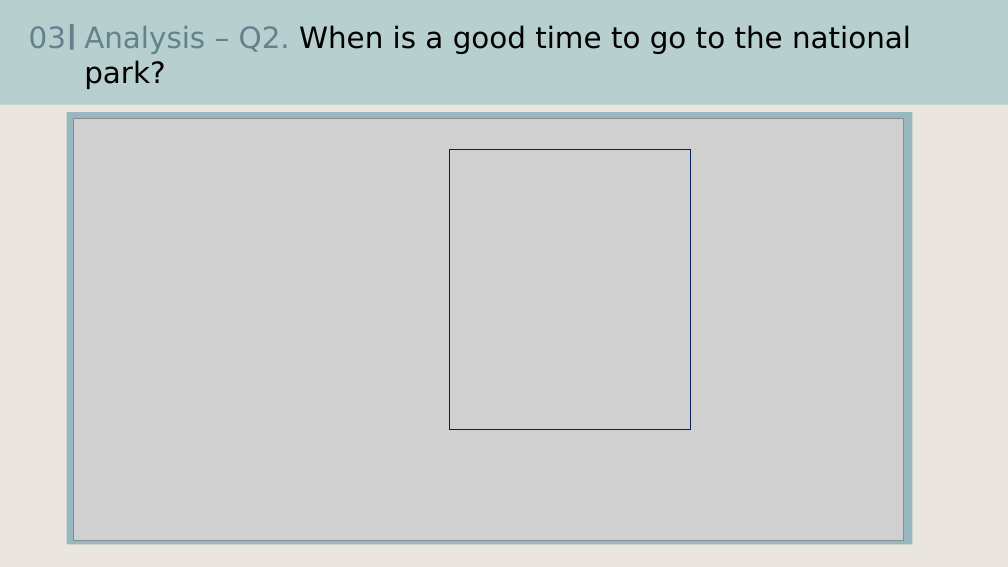
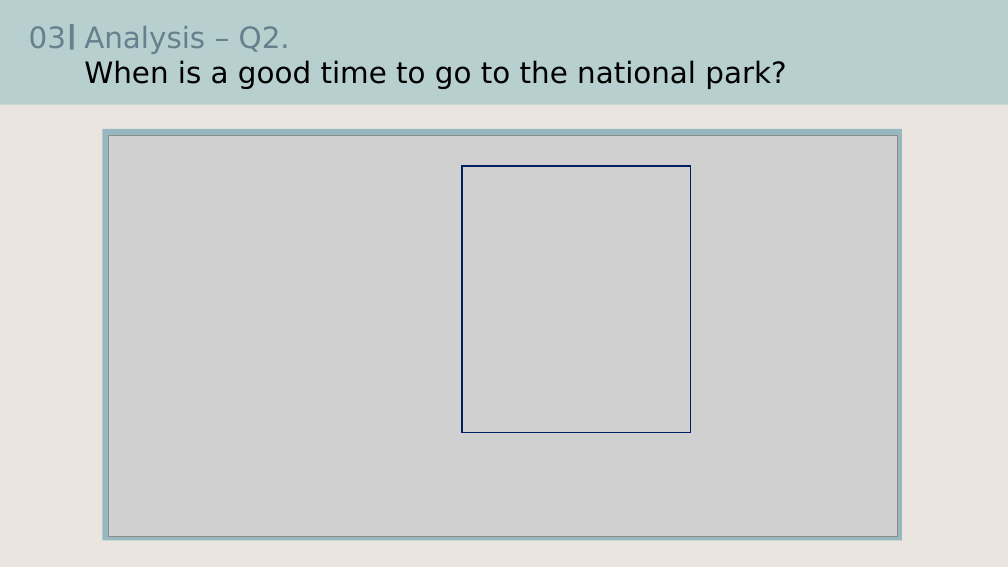
Before and after one commit to hayley01145553/WebScrapingProject, a slide deck: slide 7 of Web Scraping Project.pptx. Drawn at 1008x567 pixels with LibreOffice and Linux fonts; fonts in the diff are those of the drawing; grey boxes stand for pictures. Boxes give left, top, right and bottom in pixels: in the first picture for what was removed or moved away, otherwise in the second. Text is boxed around its words. In the diff, an @@ line names an element or a change of style, - is before the commit and + after.

```diff
--- a/Web Scraping Project.pptx
+++ b/Web Scraping Project.pptx
@@ text at [84, 26, 786, 89]: text changed @@
-Analysis – Q2. When is a good time to go to the national park?
+Analysis – Q2.
+When is a good time to go to the national park?
@@ rectangle: place and size @@
-rectangle at [67, 112, 913, 544]
+rectangle at [102, 129, 902, 541]
@@ picture: place and size @@
-picture at [74, 119, 904, 540]
+picture at [108, 135, 898, 536]
@@ rectangle: place and size @@
-rectangle at [449, 149, 690, 430]
+rectangle at [462, 166, 690, 433]
@@ rectangle at [462, 166, 690, 433]: outline #002060 1 pt to #002060 1.25 pt @@
```
Also in this commit, not shown: 7 other slides changed.
